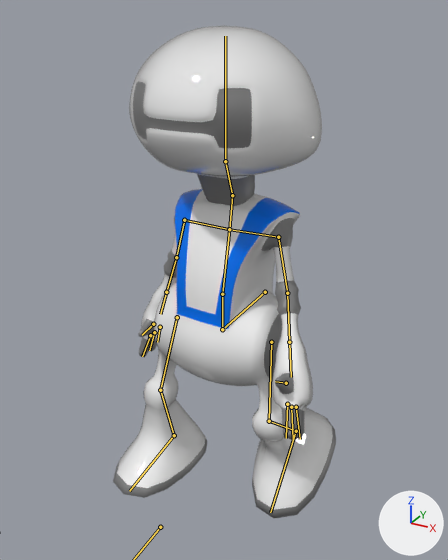
The Blender file ARtest4/Unity/Assets/Resources/3d/robot.blend: old version first, new version second.
Camera for both pictures: a camera (50 mm lens) standing at (2.93, -5.29, 2.66) and looking at (0.01, 0.01, 0.01). The lights are fixed; the arrows at lower right show +X, +Y and +Z. Both versions are drawn at frame 32 of the action 'Walk'; the numbers are the values there. The bones that bend it are drawn over the model as lines.
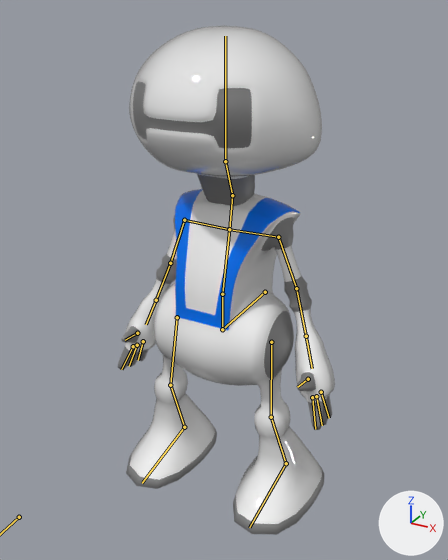
Where the change shows, as pixel boxes [x1, y1, x2, y2] in the pictures (448 x 560 px):
'Cylinder', posed
    before: [113, 25, 336, 518]
    after: [118, 25, 335, 535]
bone 'Upperarm.l', root to tip
    before: (278, 237) to (287, 293)
    after: (278, 237) to (296, 288)
bone 'Upperarm.r', root to tip
    before: (184, 220) to (176, 257)
    after: (184, 220) to (170, 263)

What the commit changed:
Bone 'Upperarm.l' (bone_upperarm_l) turns from (-71, -21, 1) to (-69, 1, 1) degrees about its own x, y and z.
Bone 'Upperarm.r' (bone_upperarm_r) turns from (-71, -14, -1) to (-72, 0, -1) degrees about its own x, y and z.
Bone 'ik.l' (bone_ik_l) moves from (0.0, -0.18, 0.44) to (0.0, 0.04, 0.1).
Bone 'ik.r' (bone_ik_r) moves from (0.0, -0.06, -0.11) to (0.0, 0.04, 0.11).
